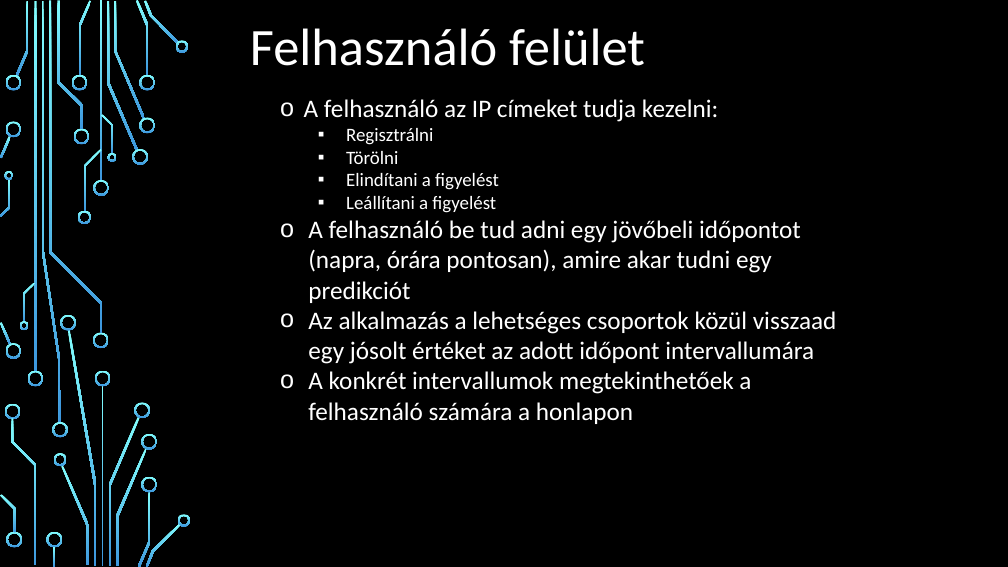
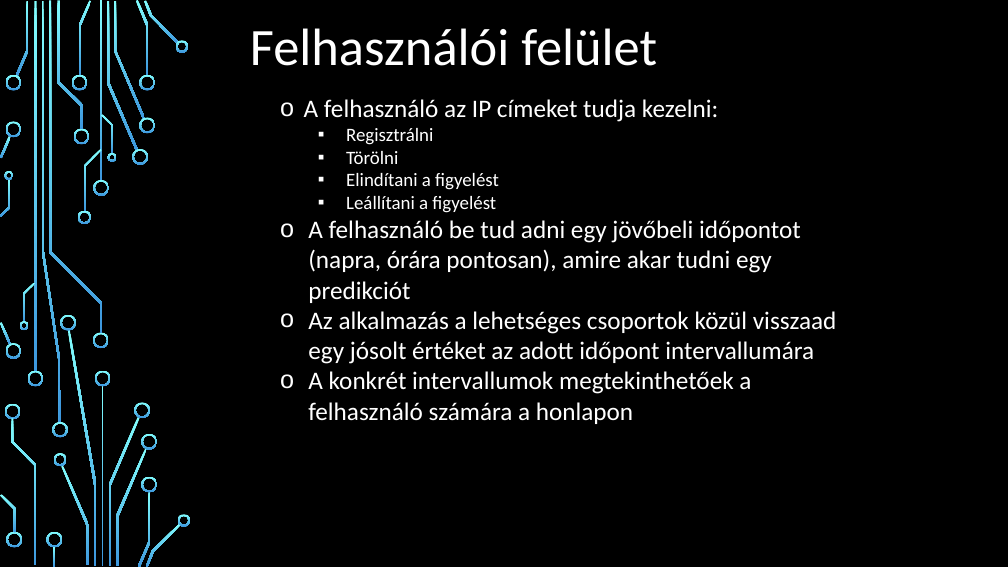
Before and after one commit to markovics-gergely/onlab, a slide deck: slide 3 of Specifikáció.pptx. Drawn at 1008x567 pixels with LibreOffice and Linux fonts; fonts in the diff are those of the drawing; background and template pictures are left out. Boxes give left, top, right and bottom in pixels: in the first picture for what was removed or moved away, otherwise in the second. Text is boxed around its words. In the diff, an @@ line names an element or a change of style, - is before the commit and + after.

Commit message:
lol

```diff
--- a/Specifikáció.pptx
+++ b/Specifikáció.pptx
@@ text at box(250, 28, 657, 66): text changed @@
-Felhasználó felület
+Felhasználói felület
```
Also in this commit, not shown: 1 slide added.
